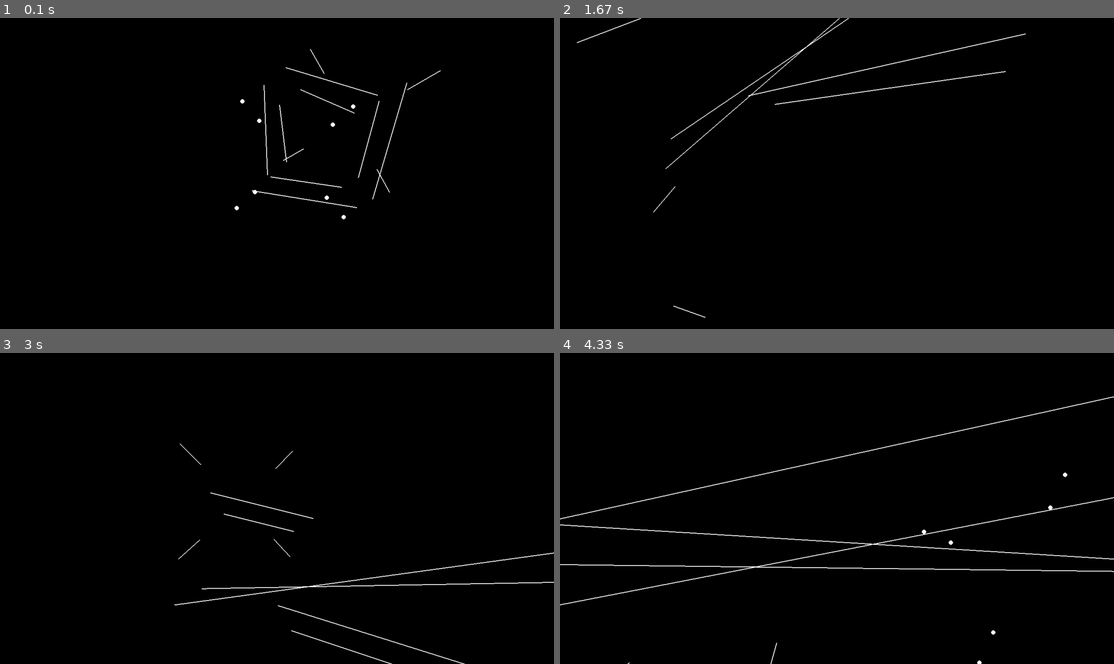
Above: before the commit, frames 1-4 (two rows, left to right).
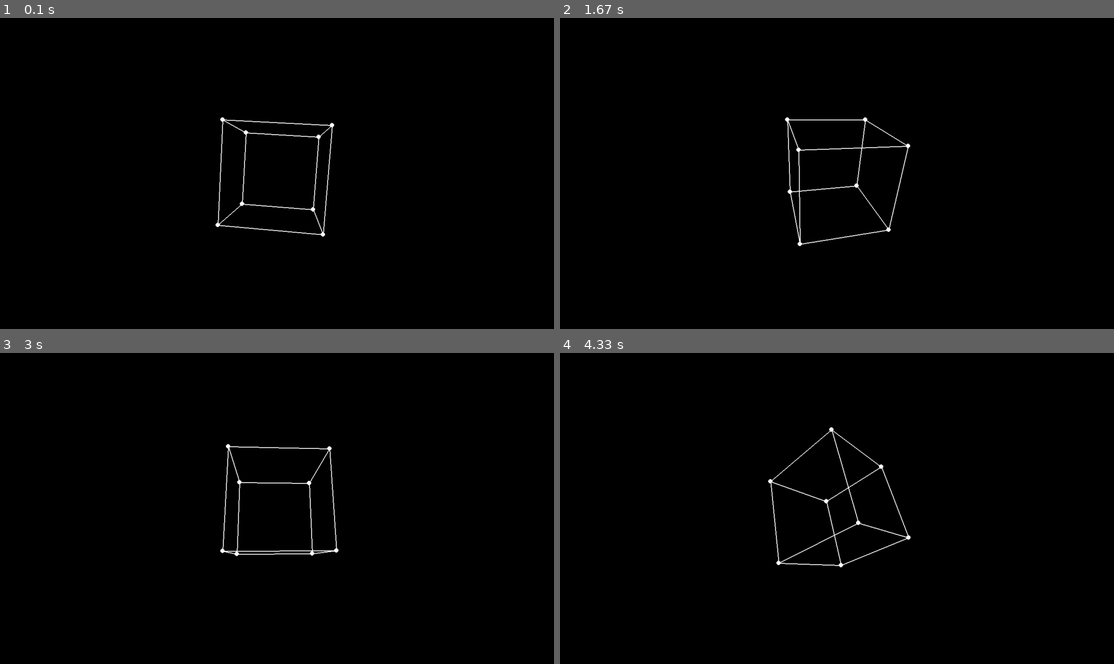
Above: after the commit, the same moments.

Repository: LolekLiam/pygame-3d-renderer
Game: pygame game, started from game.py
The game is run twice, just before and just after one commit, with the same random seed, the same clock (stepped at 60 frames per second) and the same inputs.
Inputs:
- Up to frame 1 (0.1 s): no input
- Up to frame 2 (1.67 s): no input
- Up to frame 3 (3 s): no input
- Up to frame 4 (4.33 s): no input

The runs differ from the first frame. In frame 1, 1.4% of the frame differs, in the area x 38-80%, y 9-71%; in frame 2, 1.5%; in frame 3, 1.7%; in frame 4, 2.5%, in the area x 0-100%, y 14-100%.

Commit message:
second version

Diff:
--- a/game.py
+++ b/game.py
@@ -46,64 +46,66 @@
         self.x, self.y = new_x, new_y
 
     def project(self):
-        """Project the 3D coordinates onto a 2D plane."""
-        # Apply perspective projection
+        if self.z <= 0.1:  # Prevent division by very small or negative numbers
+            return (640, 360)  # Default to center of screen (optional safeguard)
+
         proj_x = (self.x / self.z) * self.f
         proj_y = (self.y / self.z) * self.f
-        return (int(proj_x + 640), int(proj_y + 360))  # Translate to center of screen
+        return (int(proj_x + 640), int(proj_y + 360))
 
     def process(self, cam_x, cam_y, cam_z, angle_x, angle_y, angle_z):
-        """Process transformations and apply camera view."""
+
         self.scale()
+
+    # Rotate around its own center
+        self.rotate_x(angle_x)
+        self.rotate_y(angle_y)
+        self.rotate_z(angle_z)
+
+    # Now translate relative to the camera
         self.x -= cam_x
         self.y -= cam_y
         self.z -= cam_z
-
-        # Rotate around the center before applying projection
-        self.rotate_x(angle_x)
-        self.rotate_y(angle_y)
-        self.rotate_z(angle_z)
 
         return self.project()
 
 
 def draw_cube(angle_x, angle_y, angle_z):
     """Create a rotating cube and project its vertices."""
-    # Define the cube's vertices (8 vertices)
+    # Define the cube's vertices (reset every frame)
     vertices = [
-        Render(1, 1, 1, 500, 100),   # Front-top-right
-        Render(-1, 1, 1, 500, 100),  # Front-top-left
-        Render(-1, -1, 1, 500, 100), # Front-bottom-left
-        Render(1, -1, 1, 500, 100),  # Front-bottom-right
-        Render(1, 1, -1, 500, 100),  # Back-top-right
-        Render(-1, 1, -1, 500, 100), # Back-top-left
-        Render(-1, -1, -1, 500, 100),# Back-bottom-left
-        Render(1, -1, -1, 500, 100), # Back-bottom-right
+        Render(1, 1, 1, 500, 100),
+        Render(-1, 1, 1, 500, 100),
+        Render(-1, -1, 1, 500, 100),
+        Render(1, -1, 1, 500, 100),
+        Render(1, 1, -1, 500, 100),
+        Render(-1, 1, -1, 500, 100),
+        Render(-1, -1, -1, 500, 100),
+        Render(1, -1, -1, 500, 100),
     ]
 
-    # Cube's edges (vertex pairs to connect)
+    # Cube's edges
     edges = [
-        (0, 1), (1, 2), (2, 3), (3, 0),   # Front face
-        (4, 5), (5, 6), (6, 7), (7, 4),   # Back face
-        (0, 4), (1, 5), (2, 6), (3, 7)    # Connecting edges
+        (0, 1), (1, 2), (2, 3), (3, 0),
+        (4, 5), (5, 6), (6, 7), (7, 4),
+        (0, 4), (1, 5), (2, 6), (3, 7)
     ]
 
     # Camera settings
-    cam_x, cam_y, cam_z = 0, 0, -500  # Camera distance
+    cam_x, cam_y, cam_z = 0, 0, -500
 
-    # Process each vertex, project to 2D, and draw
-    for vertex in vertices:
-        projected_point = vertex.process(cam_x, cam_y, cam_z, angle_x, angle_y, angle_z)
-        pygame.draw.circle(screen, (255, 255, 255), projected_point, 5)
+    # Process and store projected points
+    projected_vertices = [v.process(cam_x, cam_y, cam_z, angle_x, angle_y, angle_z) for v in vertices]
 
-    # Draw the edges (lines between the projected vertices)
-    for edge in edges:
-        start, end = edge
-        start_point = vertices[start].process(cam_x, cam_y, cam_z, angle_x, angle_y, angle_z)
-        end_point = vertices[end].process(cam_x, cam_y, cam_z, angle_x, angle_y, angle_z)
-        pygame.draw.line(screen, (255, 255, 255), start_point, end_point, 2)
+    # Draw vertices
+    for p in projected_vertices:
+        pygame.draw.circle(screen, (255, 255, 255), p, 5)
 
-    return angle_x, angle_y, angle_z  # Return the updated rotation angles
+    # Draw edges
+    for start, end in edges:
+        pygame.draw.line(screen, (255, 255, 255), projected_vertices[start], projected_vertices[end], 2)
+
+    return angle_x, angle_y, angle_z
 
 
 # Initialize rotation angles before the loop
